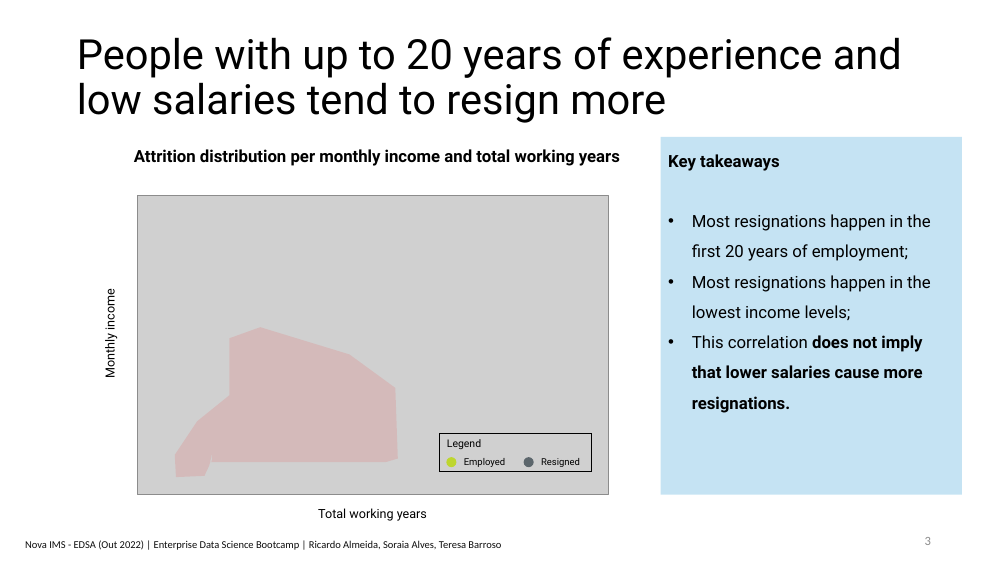
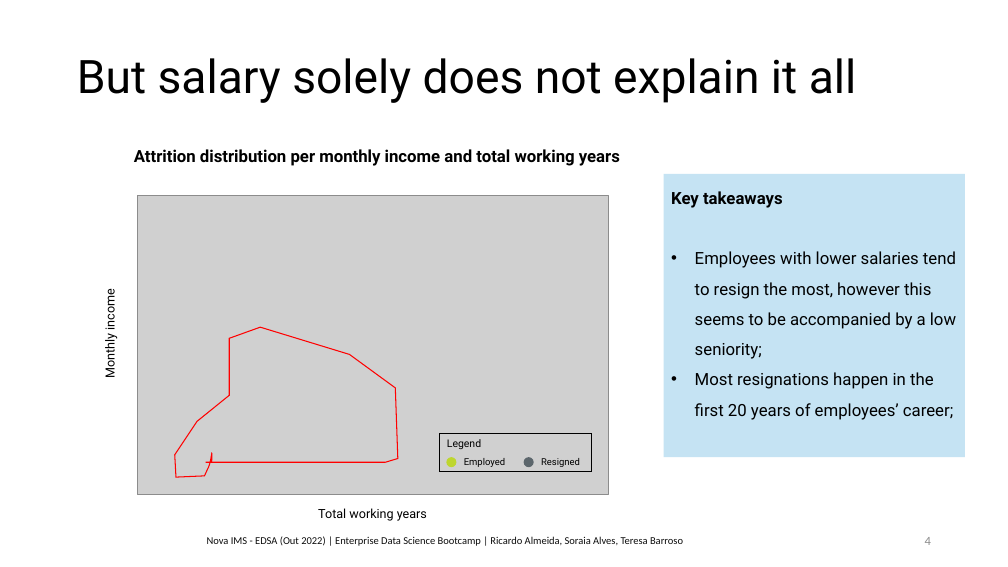
Before and after one commit to Ricardodpalmeida/bootcamp, a slide deck: slide 4 of 3. Presentation/EDSB Intermediary Presentation.pptx (slide 3 before the commit). Drawn at 1008x567 pixels with LibreOffice and Linux fonts; fonts in the diff are those of the drawing; grey boxes stand for pictures. Boxes give left, top, right and bottom in pixels: in the first picture for what was removed or moved away, otherwise in the second. Text is boxed around its words. In the diff, an @@ line names an element or a change of style, - is before the commit and + after.

```diff
--- a/3. Presentation/EDSB Intermediary Presentation.pptx
+++ b/3. Presentation/EDSB Intermediary Presentation.pptx
@@ title at [77, 58, 857, 103]: text changed; size 39.6 to 44 pt @@
-People with up to 20 years of experience and low salaries tend to resign more
+But salary solely does not explain it all
@@ rectangle "Key takeaways": place and size @@
-rectangle "Key takeaways" at [661, 137, 962, 495]
+rectangle "Key takeaways" at [664, 174, 965, 457]
@@ text in rectangle at [695, 251, 956, 420]: text changed @@
-• Most resignations happen in the first 20 years of employment;
-• Most resignations happen in the lowest income levels;
-• This correlation does not imply that lower salaries cause more resignations.
+• Employees with lower salaries tend to resign the most, however this seems to be accompanied by a low seniority;
+• Most resignations happen in the first 20 years of employees’ career;
@@ freeform shape at [175, 327, 398, 477]: fill #FF0000 at 10% opacity to none; outline none to #FF0000 1 pt @@
@@ text "Nova IMS - EDSA (Out ...": place and size @@
-text "Nova IMS - EDSA (Out ..." at [25, 540, 501, 550]
+text "Nova IMS - EDSA (Out ..." at [207, 536, 683, 546]
@@ page number at [925, 537, 931, 545]: text changed @@
-3
+4
```
Also in this commit, not shown: 5 other slides changed, 8 slides added, 4 slides removed, 2 other files.
